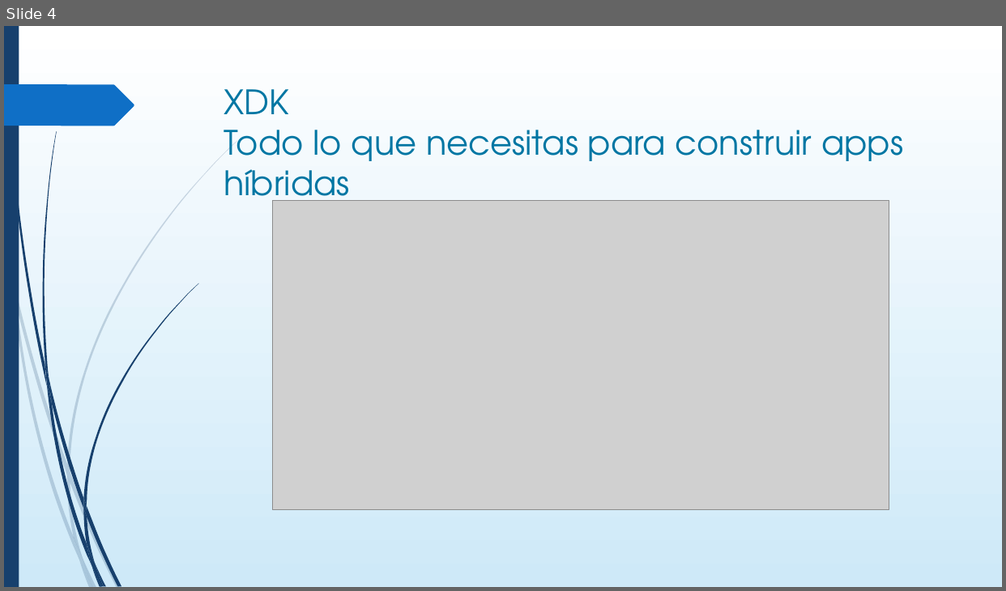
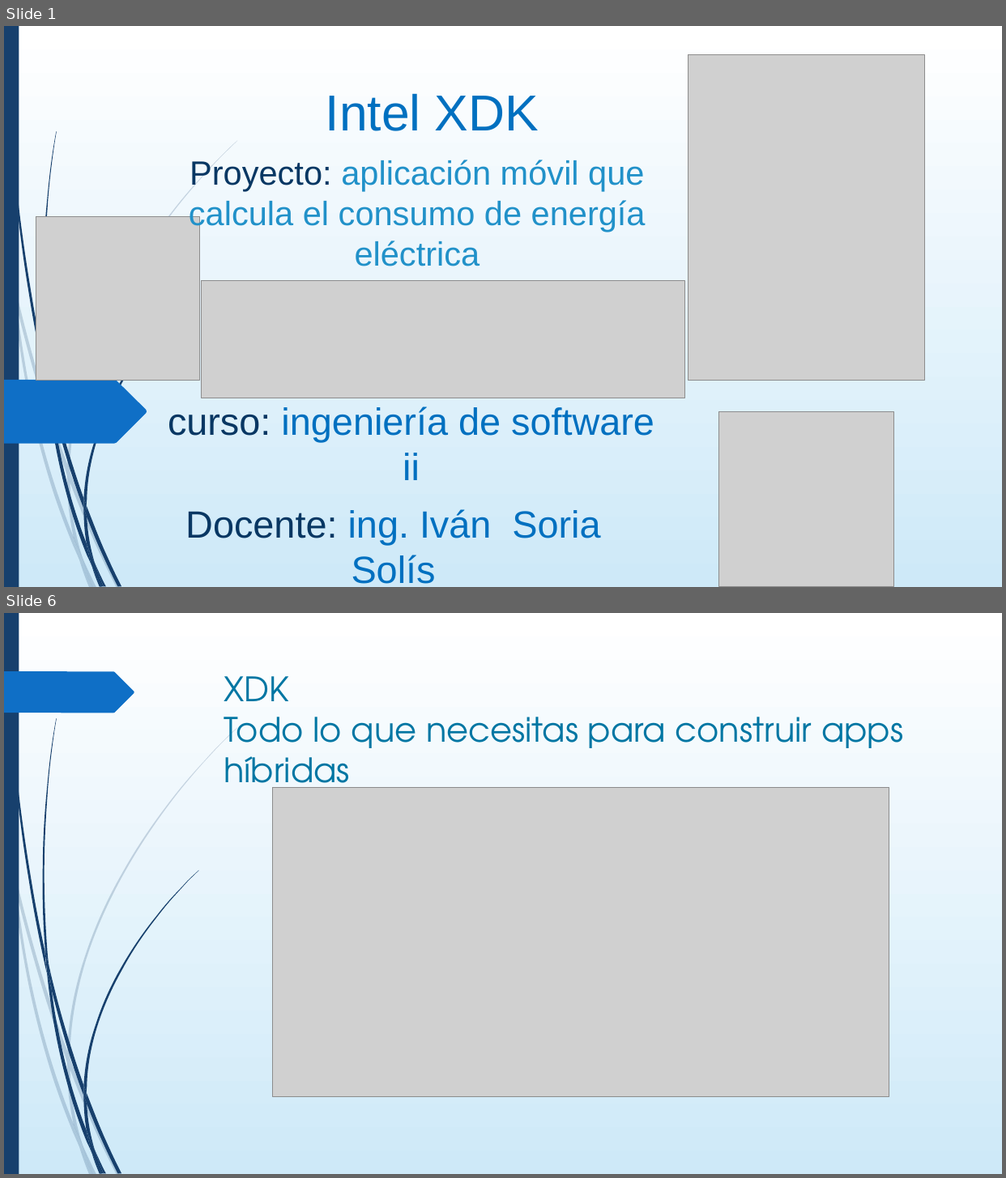
Before and after one commit to ivansoriasolis/ISII-20151-CardenasNavarro2, a slide deck: documentos/PresentacionEnergia.pptx. Shown one above the other, each under a label of ours: slide 4 before the commit, slides 1 and 6 after it; the slides between them are not shown. The pictures are 1006x591 and 1006x1178 pixels, drawn with LibreOffice and Linux fonts; fonts in the diff are those of the drawing; grey boxes stand for pictures. Boxes give left, top, right and bottom in pixels: in the first picture for what was removed or moved away, otherwise in the second. Text is boxed around its words. In the diff, an @@ line names an element or a change of style, - is before the commit and + after.

```diff
--- a/documentos/PresentacionEnergia.pptx
+++ b/documentos/PresentacionEnergia.pptx
@@ slide 1 added at [4,26,1002,587], background gradient #FFFFFF to #CEEAF9; not listed: 23 template elements that a slide beside it also shows @@
@@ picture added at [688,55,925,381] @@
@@ title added at [326,93,539,131], 48.6 pt, text #0070C0 @@
+Intel XDK
@@ text added at [189,160,646,267], 32.4 pt, text #2191C9 @@
+Proyecto: aplicación móvil que calcula el consumo de energía eléctrica
@@ picture added at [36,217,200,381] @@
@@ picture added at [202,280,685,398] @@
@@ freeform shape added at [4,380,147,444], fill #0F6FC6 @@
@@ text added at [168,407,654,480], 36.5 pt, text #0070C0 @@
+curso: ingeniería de software ii
@@ picture added at [719,412,894,587] @@
@@ text added at [185,510,600,584], 36.5 pt, text #0070C0 @@
+Docente: ing. Iván Soria Solís
@@ what was slide 4 is now slide 6 @@
```
Also in this commit, not shown: 2 slides changed, 2 other slides added, 1 slide removed, 17 other files.
